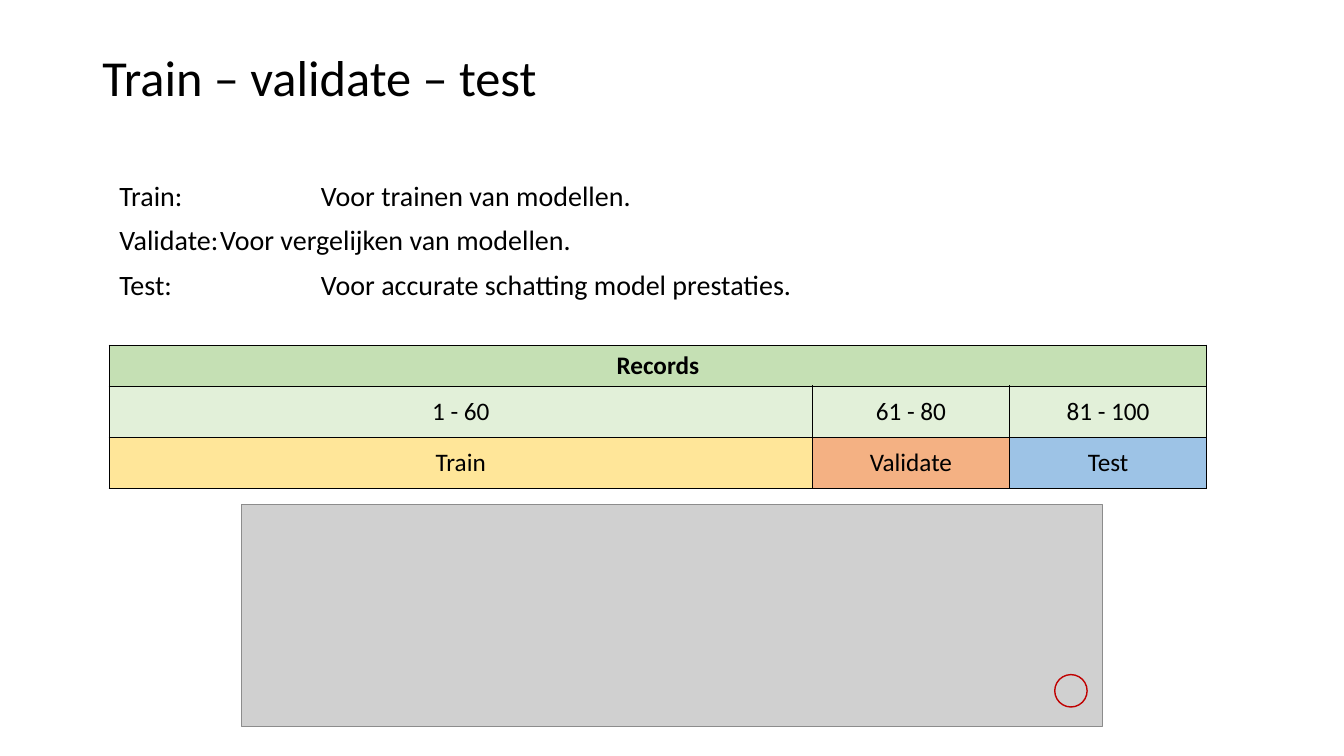
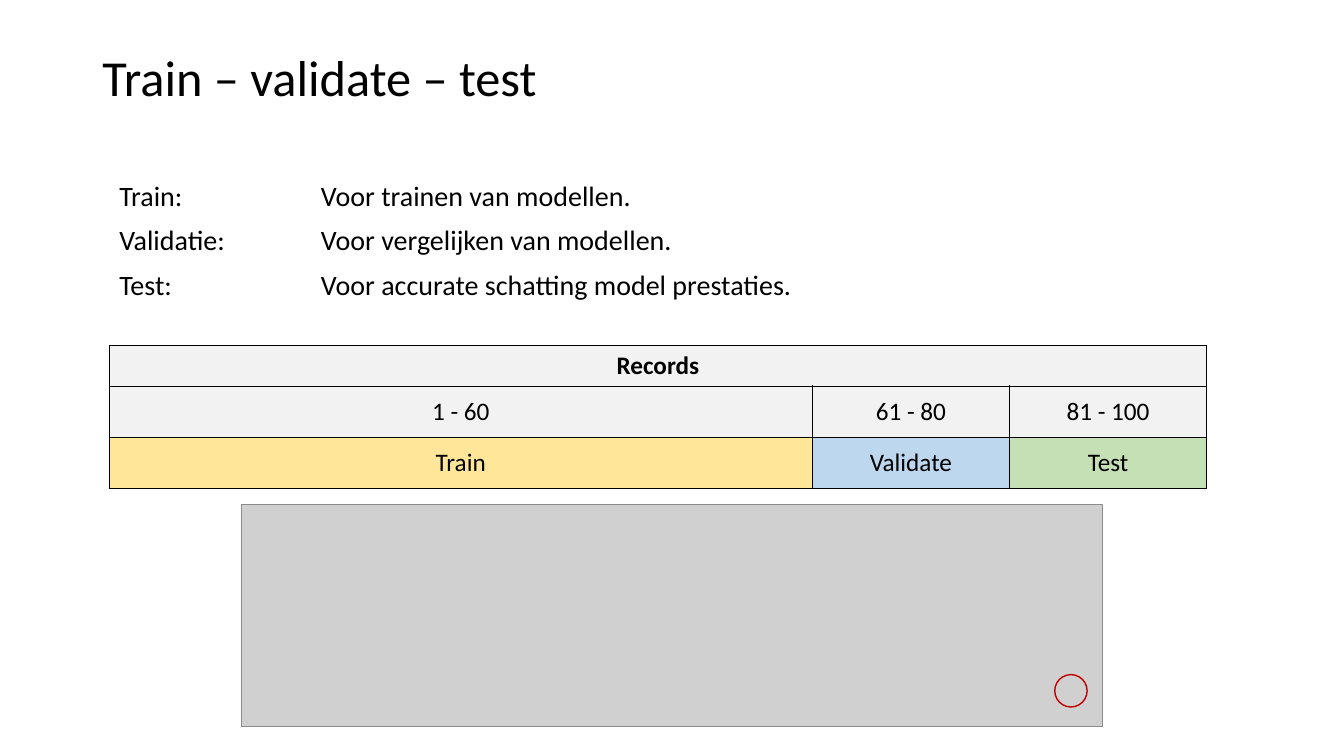
Before and after one commit to LFKoning/knowledge-sharing, a slide deck: slide 36 of python_course/4_scikit_learn/python_cursus_4.pptx. Drawn at 1344x756 pixels with LibreOffice and Linux fonts; fonts in the diff are those of the drawing; grey boxes stand for pictures. Boxes give left, top, right and bottom in pixels: in the first picture for what was removed or moved away, otherwise in the second. Text is boxed around its words. In the diff, an @@ line names an element or a change of style, - is before the commit and + after.

```diff
--- a/python_course/4_scikit_learn/python_cursus_4.pptx
+++ b/python_course/4_scikit_learn/python_cursus_4.pptx
@@ text at bbox=[119, 230, 671, 255]: text changed @@
-Validate: Voor vergelijken van modellen.
+Validatie: Voor vergelijken van modellen.
@@ table at bbox=[109, 345, 1208, 488] @@
@@ fill #C5E0B4 to #F2F2F2 in row 1, column 1 @@
@@ fill #E2F0D9 to #F2F2F2 in row 2 @@
@@ fill #F4B183 to #BDD7EE in row 3, column 2 @@
@@ fill #9DC3E6 to #C5E0B4 in row 3, column 3 @@
```
Also in this commit, not shown: 24 other slides changed, 2 slides added, 2 slides removed, 4 other files.
